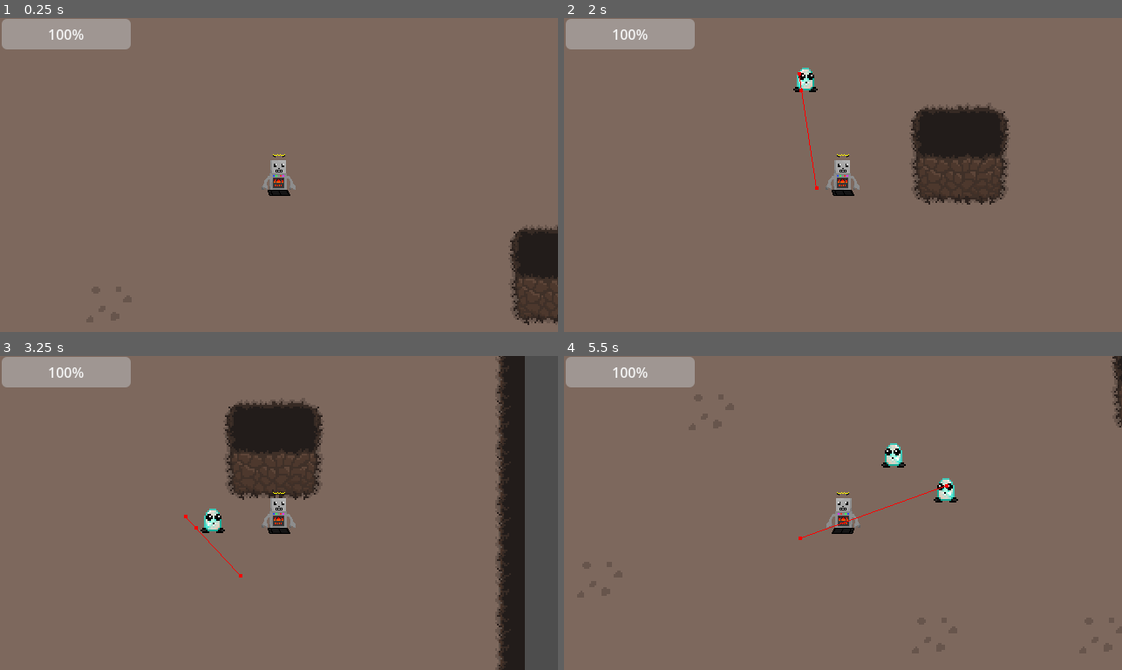
Above: before the commit, frames 1-4 (two rows, left to right).
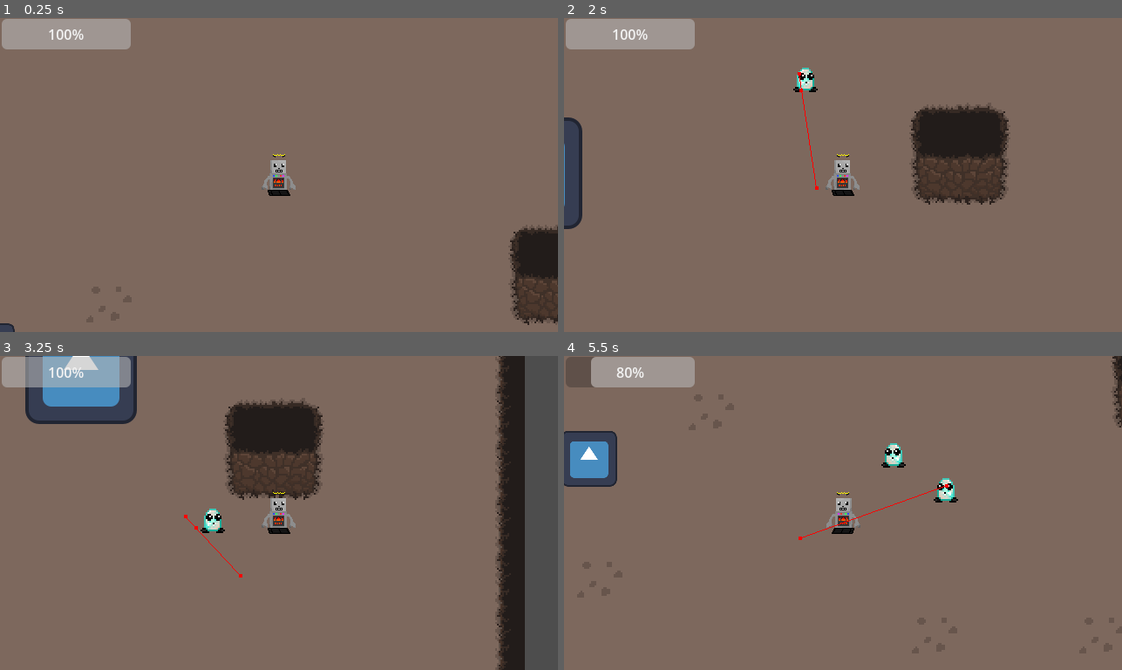
Above: after the commit, the same moments.

Repository: TNT-A/godot-baubleheads-project
Game: Godot game, scene res://level_manager.tscn
Same seed, same stepped clock (60 frames per second), same inputs: the game is played once before the commit and once after it. This scene is started directly instead of the project's main scene. The engine's default icon, where the game draws it, is replaced by a stand-in: a white triangle on a blue panel in a dark square.
Inputs (mouse positions are in pixels of both pictures, inside the frame that each line leads up to):
- Up to frame 1 (0.25 s): no input
- Up to frame 2 (2 s): tap Enter at 0.5 s; move the mouse to (965, 159) at 0.52 s; hold D (Move_Right) 0.53-1.28 s; tap Space (Baublehead_Call) at 0.6 s; move the mouse to (731, 190) at 1.27 s; hold S (Move_Down) from 1.28 s (still down); tap Backspace (Crackhead_Call) at 1.35 s
- Up to frame 3 (3.25 s): move the mouse to (334, 443) at 2.02 s; release S (Move_Down) at 2.03 s; hold D (Move_Right) 2.03-2.78 s; click (334, 443) at 2.1 s; move the mouse to (251, 575) at 2.77 s; hold W (Move_Up) from 2.78 s (still down); right-click (251, 575) at 2.85 s
- Up to frame 4 (5.5 s): move the mouse to (1010, 560) at 3.52 s; release W (Move_Up) at 3.53 s; hold A (Move_Left) 3.53-5.03 s; tap Shift (Run) at 3.6 s; move the mouse to (675, 465) at 4.27 s; tap Y (Testing) at 4.35 s; move the mouse to (870, 513) at 5.02 s; hold S (Move_Down) from 5.03 s (still down); tap Space (Baublehead_Call) at 5.1 s

The runs differ from the first frame. In frame 1, less than 0.1% of the frame differs, in the area x 0-3%, y 97-100%; in frame 2, 1.1%; in frame 3, 4.2%, in the area x 4-25%, y 0-22%; in frame 4, 2.3%.

Commit message:
We maka da level and adda da loop (false)

Diff:
--- a/Maps/cave_tilemap.tscn
+++ b/Maps/cave_tilemap.tscn
@@ -1,6 +1,8 @@
-[gd_scene load_steps=3 format=4 uid="uid://dnlsiamufqhvp"]
+[gd_scene load_steps=5 format=4 uid="uid://dnlsiamufqhvp"]
 
 [ext_resource type="TileSet" uid="uid://3fxl7giqa67u" path="res://cave_tileset.tres" id="1_ho417"]
+[ext_resource type="PackedScene" uid="uid://cneonblq7tq5d" path="res://enemy_spawner.tscn" id="2_vrnme"]
+[ext_resource type="PackedScene" uid="uid://02aewb52n510" path="res://floor_exit.tscn" id="3_f8v0e"]
 
 [sub_resource type="NavigationPolygon" id="NavigationPolygon_rbath"]
 vertices = PackedVector2Array(87, -40, -656.617, -40, -656.281, -85.0625, 87, -86.2734, 1111, -40, 359, -40, 359, -86.7 …(336 unchanged characters)…
@@ -21,3 +23,9 @@
 [node name="NavigationRegion2D" type="NavigationRegion2D" parent="."]
 position = Vector2(1, 0)
 navigation_polygon = SubResource("NavigationPolygon_rbath")
+
+[node name="EnemySpawner" parent="." instance=ExtResource("2_vrnme")]
+position = Vector2(208, 478)
+
+[node name="FloorExit" parent="." instance=ExtResource("3_f8v0e")]
+position = Vector2(850, 659)
--- a/enemy_spawner.gd
+++ b/enemy_spawner.gd
@@ -4,4 +4,8 @@
 var enemy_scene : PackedScene = preload("res://enemies/earthworm/earthworm.tscn")
 
 func _ready() -> void:
-	pass
+	if enemy_type:
+		enemy_scene = enemy_type.idk
+	else:
+		enemy_scene = preload("res://enemies/earthworm/earthworm.tscn")
+	add_child(enemy_scene.instantiate())
--- a/in_game_ui.gd
+++ b/in_game_ui.gd
@@ -8,6 +8,7 @@
 var inventory = false
 
 func _ready():
+	visible = true
 	SignalBus.scene_transition.connect(change_scene)
 	SignalBus.set_health_bar.connect(set_health_bar)
 	SignalBus.resume_game.connect(pauseMenu)
--- a/level.gd
+++ b/level.gd
@@ -1,12 +1,25 @@
 extends Node2D
 
-@onready var player = Global.player
+@onready var player : Node = Global.player
+var current_map : Node
+
+var this_scene : String = "res://level_manager.tscn"
 
 var player_scene : PackedScene = preload("res://player/player.tscn")
-var map_scene : PackedScene = preload("res://Maps/cave_tilemap.tscn")
 var ui_scene : PackedScene = preload("res://in_game_ui.tscn")
+var map_scene : PackedScene
 
 func _ready() -> void:
-	add_child(map_scene.instantiate())
-	add_child(ui_scene.instantiate())
-	add_child(player_scene.instantiate())
+	SignalBus.scene_transition.connect(switch_maps)
+	choose_map()
+	var new_area = map_scene.instantiate()
+	self.add_child(ui_scene.instantiate())
+	self.add_child(player_scene.instantiate())
+	self.add_child(new_area)
+	current_map = new_area
+
+func choose_map():
+	map_scene = preload("res://Maps/cave_tilemap.tscn")
+
+func switch_maps():
+	get_tree().change_scene_to_file(this_scene)
--- a/player/player.gd
+++ b/player/player.gd
@@ -1,6 +1,4 @@
 extends CharacterBody2D
-
-@onready var in_game_ui: CanvasLayer = %InGameUI
 
 @export var speed : int = 200
 @export var acceleration : float = .1
--- a/testing/testing.tscn
+++ b/testing/testing.tscn
@@ -1,10 +1,10 @@
-[gd_scene load_steps=17 format=3 uid="uid://c8q38agy2c6wa"]
+[gd_scene load_steps=18 format=3 uid="uid://c8q38agy2c6wa"]
 
 [ext_resource type="PackedScene" uid="uid://coa54e45uplra" path="res://player/player.tscn" id="1_6ima4"]
 [ext_resource type="Script" path="res://testing/testing.gd" id="1_8ocim"]
 [ext_resource type="PackedScene" uid="uid://dnlsiamufqhvp" path="res://Maps/cave_tilemap.tscn" id="2_ac32q"]
 [ext_resource type="PackedScene" uid="uid://s5mmhv02h0t8" path="res://in_game_ui.tscn" id="4_c0rjo"]
-[ext_resource type="PackedScene" uid="uid://e477mip5fnwt" path="res://enemies/earthworm/Earthworm.tscn" id="4_cohp8"]
+[ext_resource type="PackedScene" uid="uid://e477mip5fnwt" path="res://enemies/earthworm/earthworm.tscn" id="4_cohp8"]
 [ext_resource type="PackedScene" uid="uid://dfaaxsafo3xgi" path="res://enemies/Effects/Explosion.tscn" id="9_0emdr"]
 [ext_resource type="PackedScene" uid="uid://bmgdfffipgdik" path="res://pickups/gemstone_pickup.tscn" id="9_dcapp"]
 [ext_resource type="PackedScene" uid="uid://cfwscgufalgmj" path="res://bullet.tscn" id="10_gv504"]
@@ -14,6 +14,7 @@
 [ext_resource type="Resource" uid="uid://ctnhj85v2swgr" path="res://pickups/pickup_resource/item_sapphire.tres" id="14_t2hwn"]
 [ext_resource type="Resource" uid="uid://c8guslvmqww32" path="res://pickups/pickup_resource/item_diamond.tres" id="15_7p851"]
 [ext_resource type="Resource" uid="uid://bnqkjk51xm27m" path="res://pickups/pickup_resource/item_ruby.tres" id="15_kqa0o"]
+[ext_resource type="PackedScene" uid="uid://cneonblq7tq5d" path="res://enemy_spawner.tscn" id="16_u7vp4"]
 [ext_resource type="PackedScene" uid="uid://02aewb52n510" path="res://floor_exit.tscn" id="19_pefhd"]
 
 [sub_resource type="GDScript" id="GDScript_vt2k7"]
@@ -41,6 +42,7 @@
 
 [node name="InGameUI" parent="." instance=ExtResource("4_c0rjo")]
 unique_name_in_owner = true
+visible = false
 
 [node name="Earthworm" parent="." instance=ExtResource("4_cohp8")]
 position = Vector2(584, 206)
@@ -84,19 +86,16 @@
 position = Vector2(203, 436)
 item_resource = ExtResource("15_7p851")
 
-[node name="Earthworm2" parent="." instance=ExtResource("4_cohp8")]
-position = Vector2(834, 241)
-
-[node name="Earthworm3" parent="." instance=ExtResource("4_cohp8")]
-position = Vector2(192, 233)
-
-[node name="Earthworm4" parent="." instance=ExtResource("4_cohp8")]
-position = Vector2(331, 506)
-
-[node name="Earthworm5" parent="." instance=ExtResource("4_cohp8")]
-position = Vector2(735, 539)
-
 [node name="FloorExit" parent="." instance=ExtResource("19_pefhd")]
 position = Vector2(485, 262)
 
+[node name="EnemySpawner" parent="." instance=ExtResource("16_u7vp4")]
+position = Vector2(557, 642)
+
+[node name="EnemySpawner2" parent="." instance=ExtResource("16_u7vp4")]
+position = Vector2(211, 252)
+
+[node name="EnemySpawner3" parent="." instance=ExtResource("16_u7vp4")]
+position = Vector2(802, 298)
+
 [connection signal="body_entered" from="Bullet" to="Bullet" method="_on_body_entered"]
